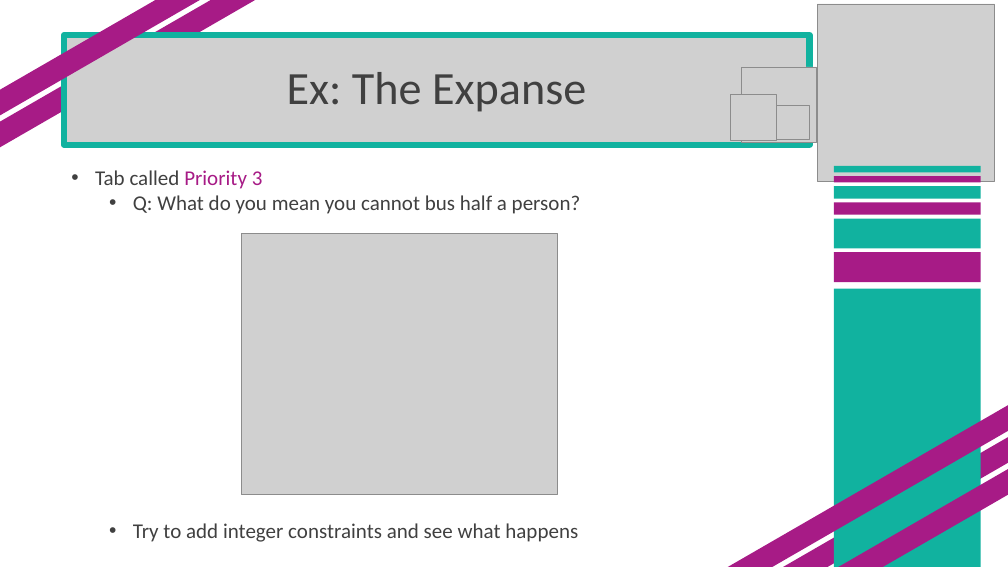
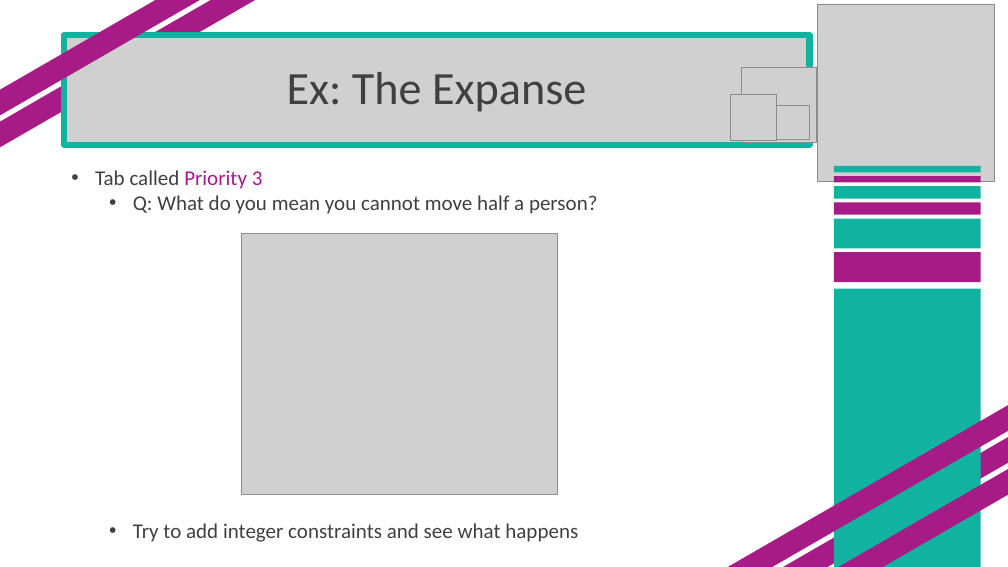
Before and after one commit to SuperMarioGiacomazzo/STOR305_WEBSITE, a slide deck: slide 18 of Lectures/Lecture 17/Lecture 17.pptx. Drawn at 1008x567 pixels with LibreOffice and Linux fonts; fonts in the diff are those of the drawing; grey boxes stand for pictures. Boxes give left, top, right and bottom in pixels: in the first picture for what was removed or moved away, otherwise in the second. Text is boxed around its words. In the diff, an @@ line names an element or a change of style, - is before the commit and + after.

```diff
--- a/Lectures/Lecture 17/Lecture 17.pptx
+++ b/Lectures/Lecture 17/Lecture 17.pptx
@@ text at bbox=[133, 195, 598, 214]: text changed @@
-  • Q: What do you mean you cannot bus half a person?
+  • Q: What do you mean you cannot move half a person?
```
Also in this commit, not shown: 6 other slides changed, 9 other files.
